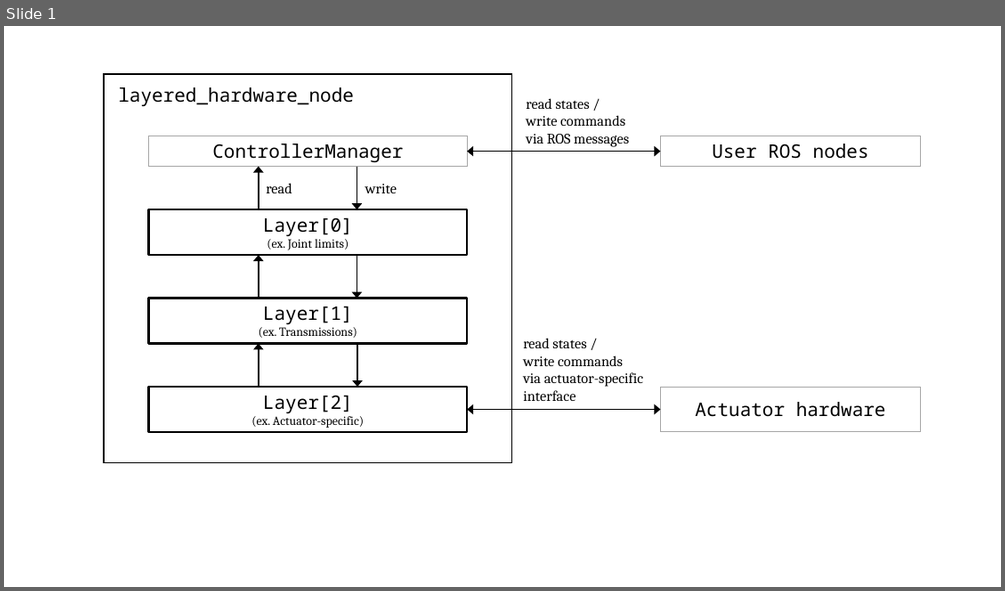
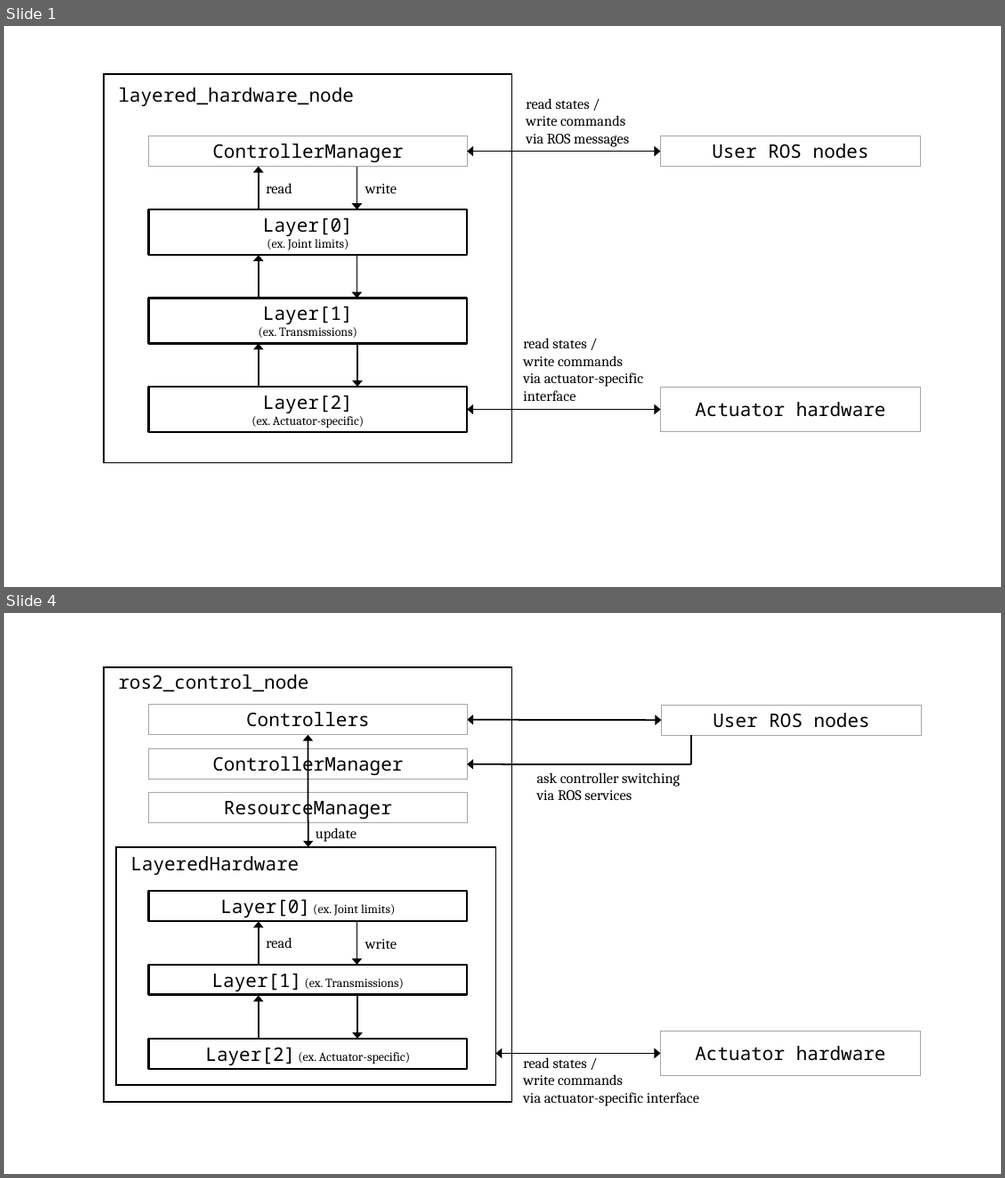
Before and after one commit to yoshito-n-students/layered_hardware, a slide deck: images/layered_scheme.pptx. Shown one above the other, each under a label of ours: slide 1 before the commit, slides 1 and 4 after it; the slides between them are not shown. The pictures are 1005x591 and 1005x1178 pixels, drawn with LibreOffice and Linux fonts; fonts in the diff are those of the drawing. Boxes give left, top, right and bottom in pixels: in the first picture for what was removed or moved away, otherwise in the second. Text is boxed around its words. In the diff, an @@ line names an element or a change of style, - is before the commit and + after.

```diff
--- a/images/layered_scheme.pptx
+++ b/images/layered_scheme.pptx
@@ slide 4 added at box(4, 613, 1001, 1174), background #FFFFFF @@
@@ group added at box(105, 666, 922, 1106): 10 rectangles, 7 texts, 5 arrows, 3 double arrows, 1 line @@
+ros2_control_node
+ResourceManager
+Layer[0] (ex. Joint limits)
+Layer[1] (ex. Transmissions)
+Layer[2] (ex. Actuator-specific)
+User ROS nodes
+Actuator hardware
+read states /
+write commands
+via actuator-specific interface
+ControllerManager
+LayeredHardware
+update
+Controllers
+write
+read
+ask controller switching
+via ROS services
```
Also in this commit, not shown: 2 other slides added, 1 other file.
